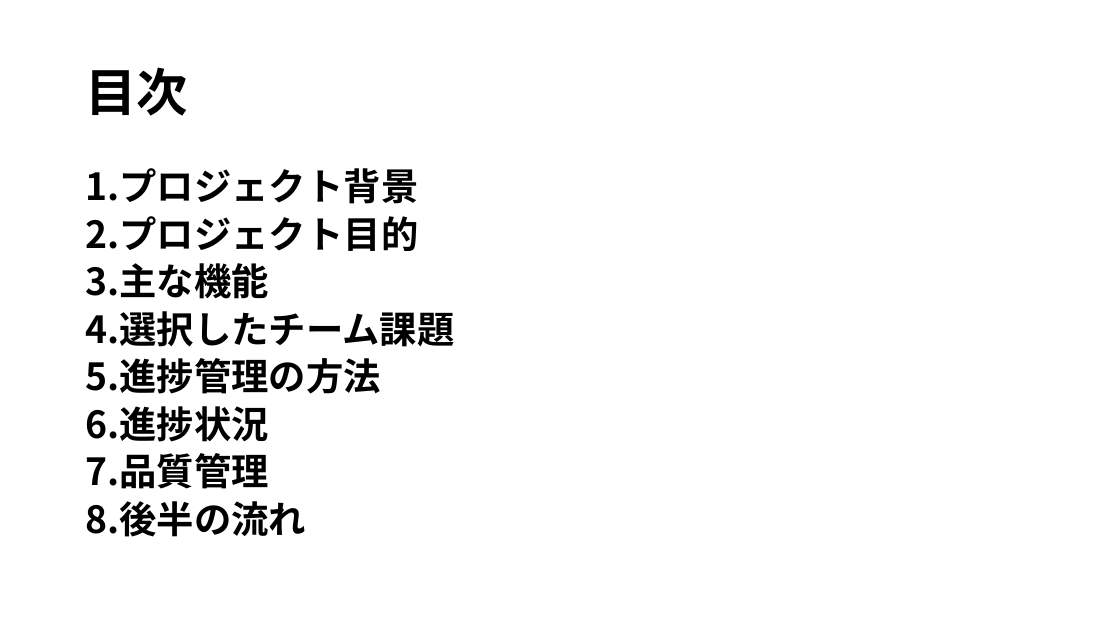
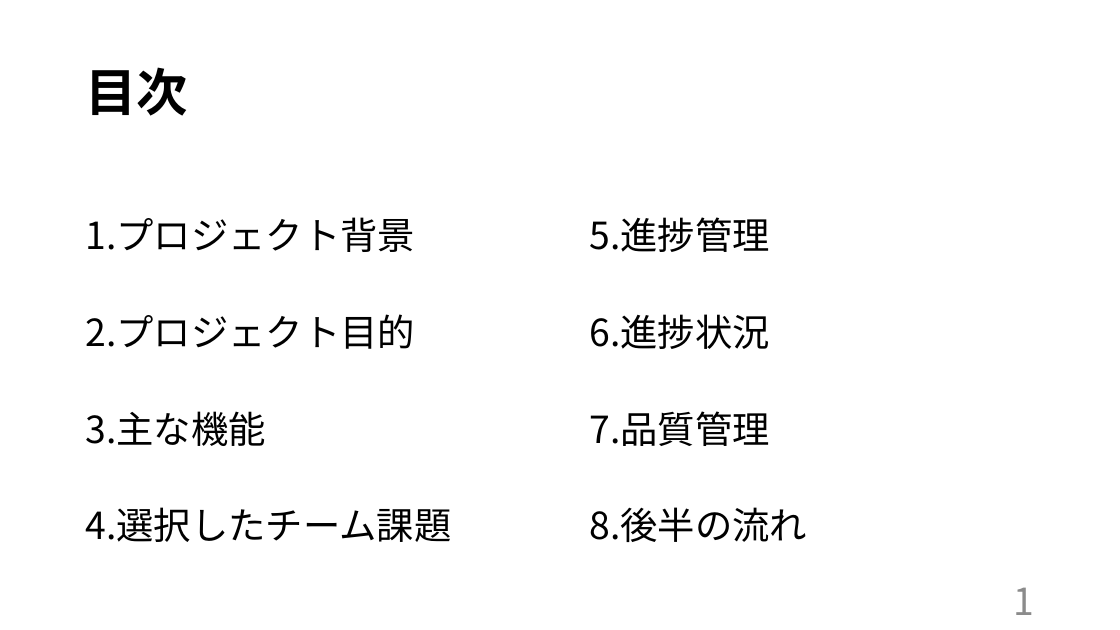
Before and after one commit to kazukiyoshida96/PM-, a slide deck: slide 2 of ＰＭ学科専用2.pptx. Drawn at 1120x630 pixels with LibreOffice and Linux fonts; fonts in the diff are those of the drawing. Boxes give left, top, right and bottom in pixels: in the first picture for what was removed or moved away, otherwise in the second. Text is boxed around its words. In the diff, an @@ line names an element or a change of style, - is before the commit and + after.

```diff
--- a/ＰＭ学科専用2.pptx
+++ b/ＰＭ学科専用2.pptx
@@ text at (85,217,807,542): text changed; bold off @@
-1.プロジェクト背景
-2.プロジェクト目的
-3.主な機能
-4.選択したチーム課題
-5.進捗管理の方法
-6.進捗状況
-7.品質管理
-8.後半の流れ
+1.プロジェクト背景 5.進捗管理
+2.プロジェクト目的 6.進捗状況
+3.主な機能 7.品質管理
+4.選択したチーム課題 8.後半の流れ
@@ text added at (1014,587,1035,615), 32 pt, text #8C8C8C @@
+1
```
Also in this commit, not shown: 11 other slides changed, 4 slides added, 1 slide removed, 7 other files.
